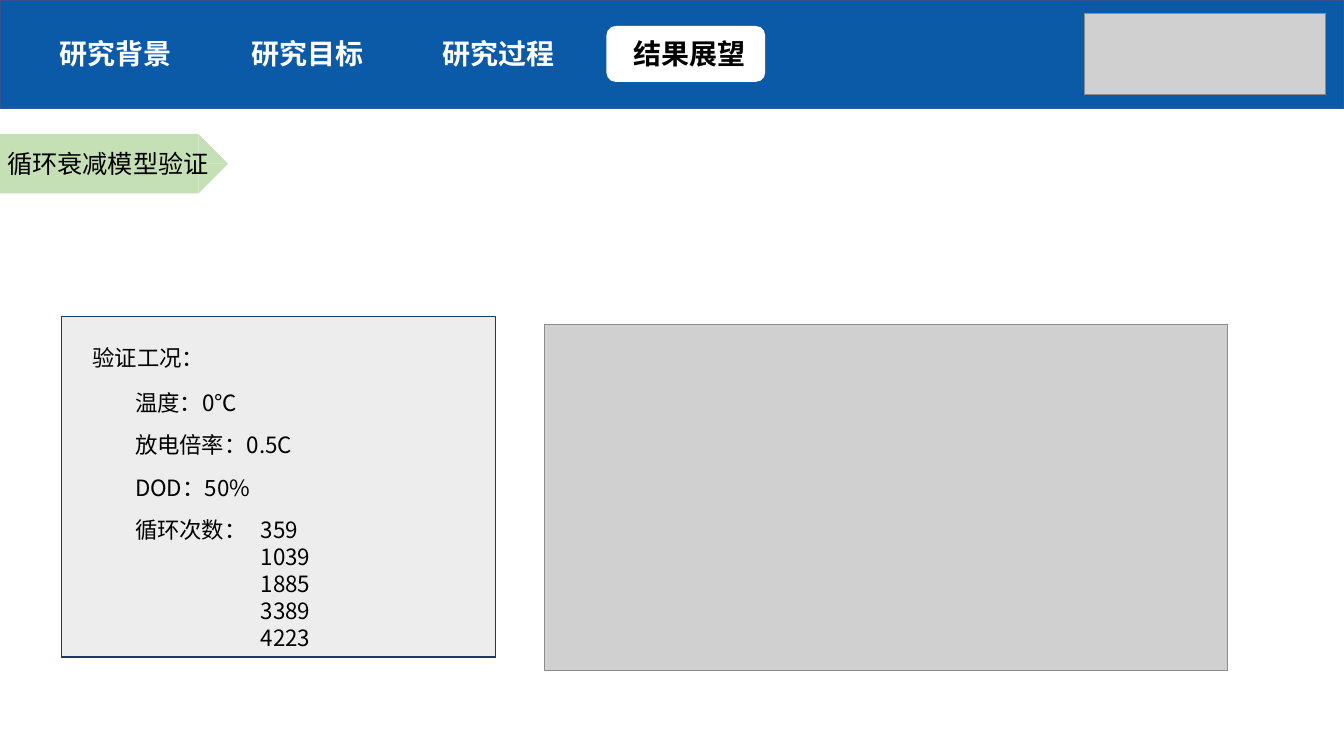
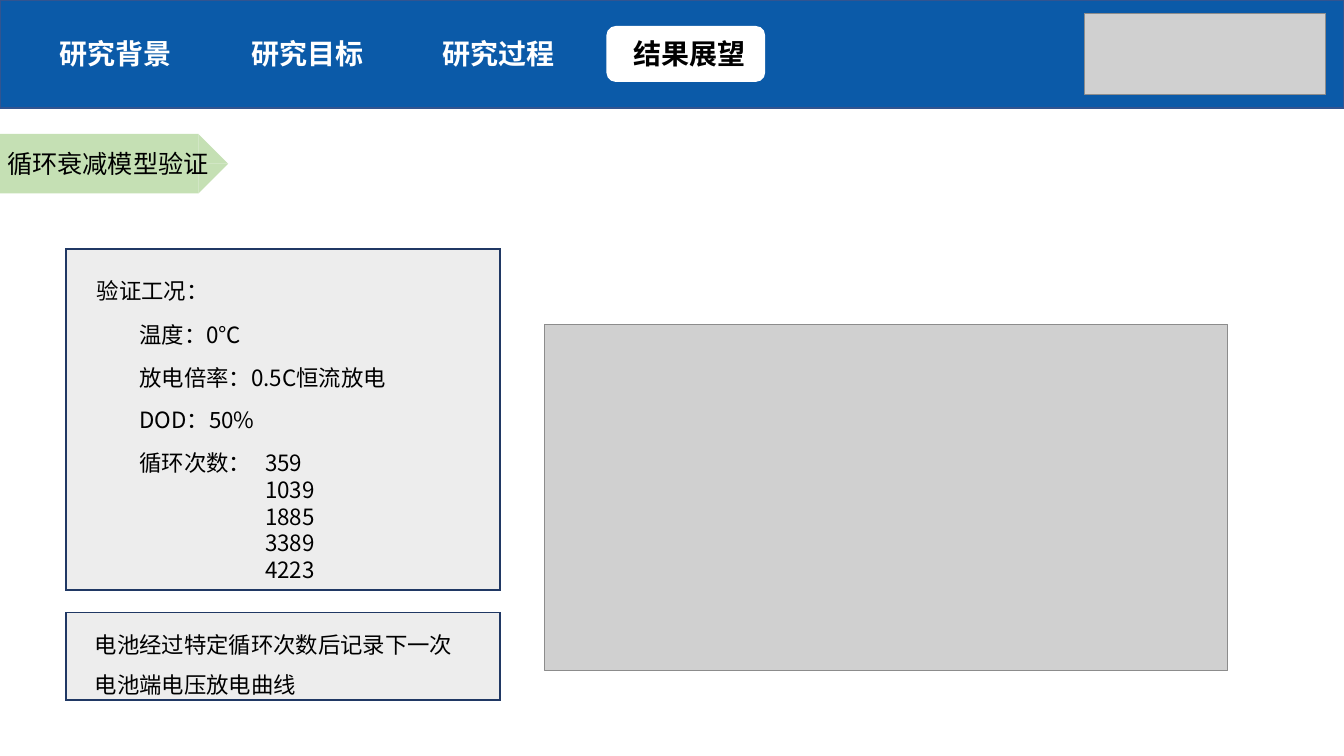
Before and after one commit to SudaSoda/Graduation-Design, a slide deck: slide 15 of Output/毕设答辩_赵杰_1452047.pptx. Drawn at 1344x756 pixels with LibreOffice and Linux fonts; fonts in the diff are those of the drawing; grey boxes stand for pictures. Boxes give left, top, right and bottom in pixels: in the first picture for what was removed or moved away, otherwise in the second. Text is boxed around its words. In the diff, an @@ line names an element or a change of style, - is before the commit and + after.

```diff
--- a/Output/毕设答辩_赵杰_1452047.pptx
+++ b/Output/毕设答辩_赵杰_1452047.pptx
@@ rectangle: place and size @@
-rectangle at (62, 317, 496, 657)
+rectangle at (66, 249, 500, 590)
@@ text "验证工况：": place and size @@
-text "验证工况：" at (93, 347, 205, 368)
+text "验证工况：" at (97, 280, 209, 301)
@@ 4 texts: place and size @@
-4 texts at (135, 392, 311, 647)
+4 texts at (139, 324, 315, 579)
@@ text at (139, 367, 385, 388): text changed @@
-放电倍率：0.5C
+放电倍率：0.5C恒流放电
@@ rectangle added at (66, 613, 500, 701), fill #EDEDED, outline #203864 1 pt @@
@@ text added at (95, 634, 452, 695), 16 pt, text #000000 @@
+电池经过特定循环次数后记录下一次电池端电压放电曲线
```
Also in this commit, not shown: 10 other slides changed, 16 other files.
